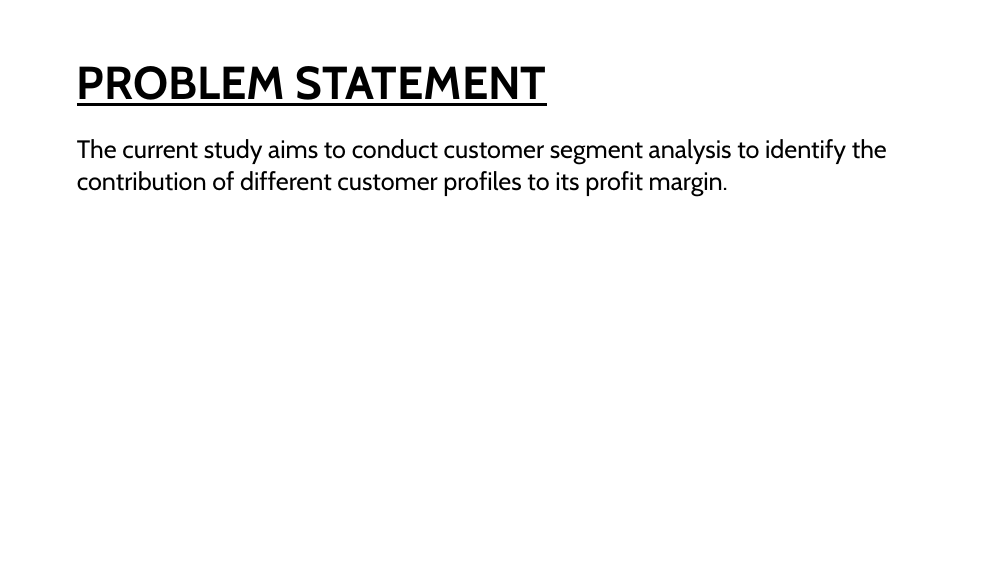
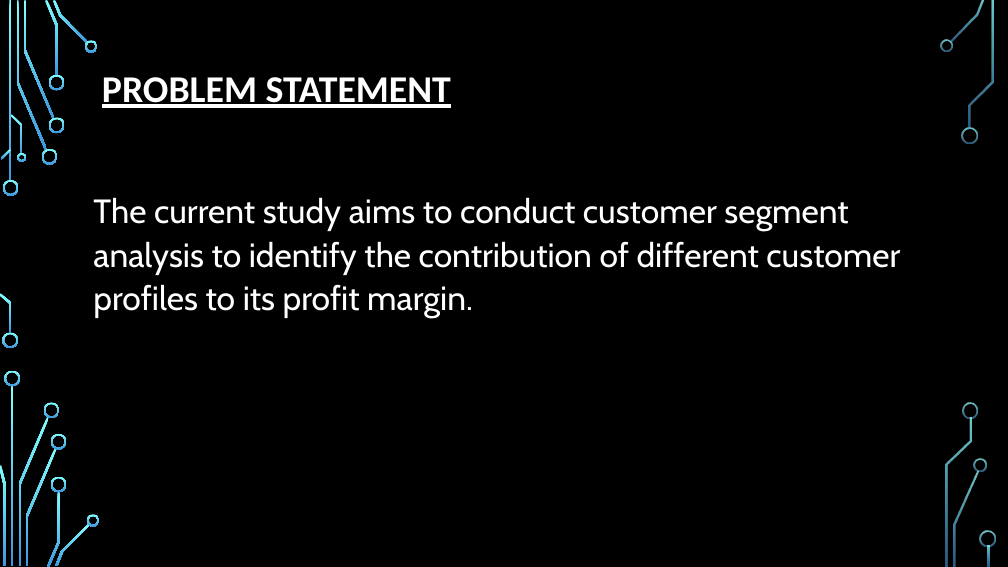
Before and after one commit to Bertie1990/Integrated-Project, a slide deck: slide 3 of problem statement and landscape/EDSA INTEGRATED PROJECT.pptx. Drawn at 1008x567 pixels with LibreOffice and Linux fonts; fonts in the diff are those of the drawing; background and template pictures are left out. Boxes give left, top, right and bottom in pixels: in the first picture for what was removed or moved away, otherwise in the second. Text is boxed around its words. In the diff, an @@ line names an element or a change of style, - is before the commit and + after.

```diff
--- a/problem statement and landscape/EDSA INTEGRATED PROJECT.pptx
+++ b/problem statement and landscape/EDSA INTEGRATED PROJECT.pptx
@@ background #FFFFFF to picture (left out) @@
@@ title "PROBLEM STATEMENT": place and size @@
-title "PROBLEM STATEMENT" at box(77, 66, 547, 106)
+title "PROBLEM STATEMENT" at box(102, 77, 451, 108)
@@ title "PROBLEM STATEMENT" at box(102, 77, 451, 108): size 44 to 36 pt, font Cabin to Calibri, text colour #000000 to #FFFFFF @@
@@ text "The current study aims to ...": place and size @@
-text "The current study aims to ..." at box(77, 139, 887, 197)
+text "The current study aims to ..." at box(93, 197, 900, 318)
@@ text "The current study aims to ..." at box(93, 197, 900, 318): size 24 to 32 pt, text colour #000000 to #FFFFFF @@
@@ group added at box(0, 0, 996, 567): 33 freeform shapes, 3 rectangles @@
```
Also in this commit, not shown: 3 other slides changed, 2 other files.
